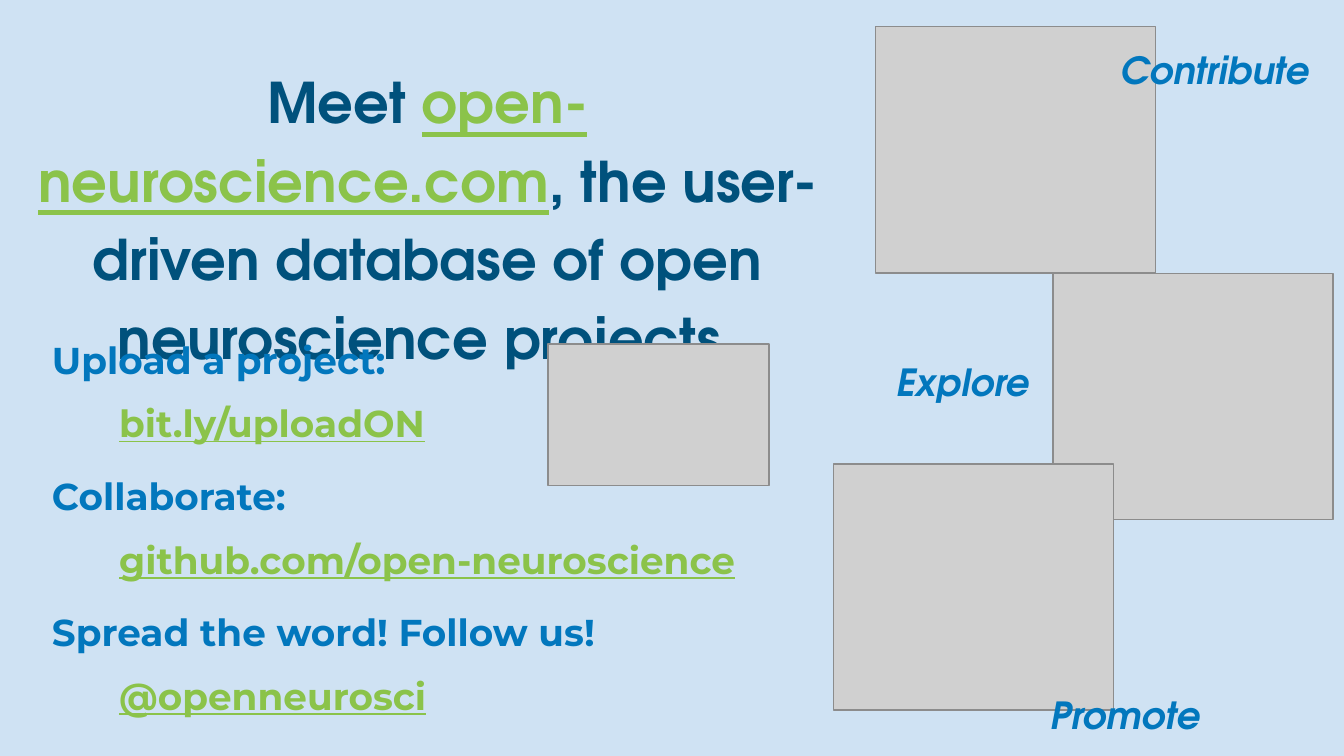
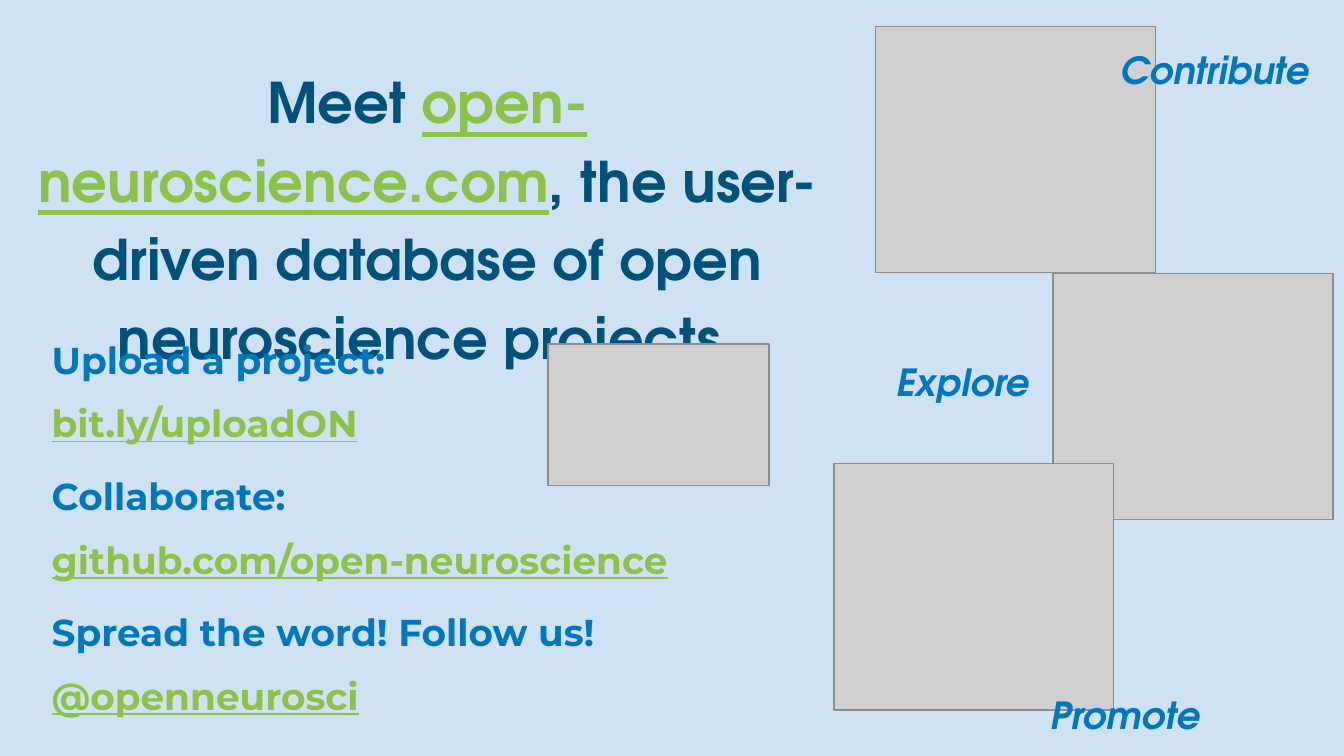
Before and after one commit to open-neuroscience/resources, a slide deck: slide 2 of promotion/OpenNeuroscienceFlyer.pptx. Drawn at 1344x756 pixels with LibreOffice and Linux fonts; fonts in the diff are those of the drawing; grey boxes stand for pictures. Boxes give left, top, right and bottom in pixels: in the first picture for what was removed or moved away, otherwise in the second. Text is boxed around its words. In the diff, an @@ line names an element or a change of style, - is before the commit and + after.

```diff
--- a/promotion/OpenNeuroscienceFlyer.pptx
+++ b/promotion/OpenNeuroscienceFlyer.pptx
@@ text "Meet open-neuroscience.com, the user-driven database ..." at (38,81,817,382): line spacing 1.18 to 1.17 @@
@@ text at (52,405,668,718): indent changed @@
```
Also in this commit, not shown: 3 other slides changed, 1 slide added, 2 other files.
